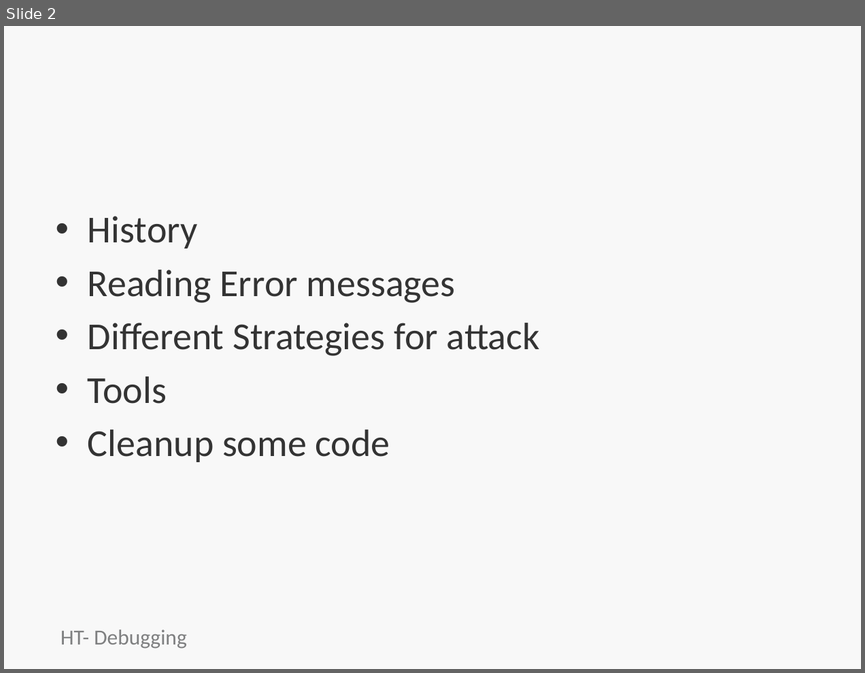
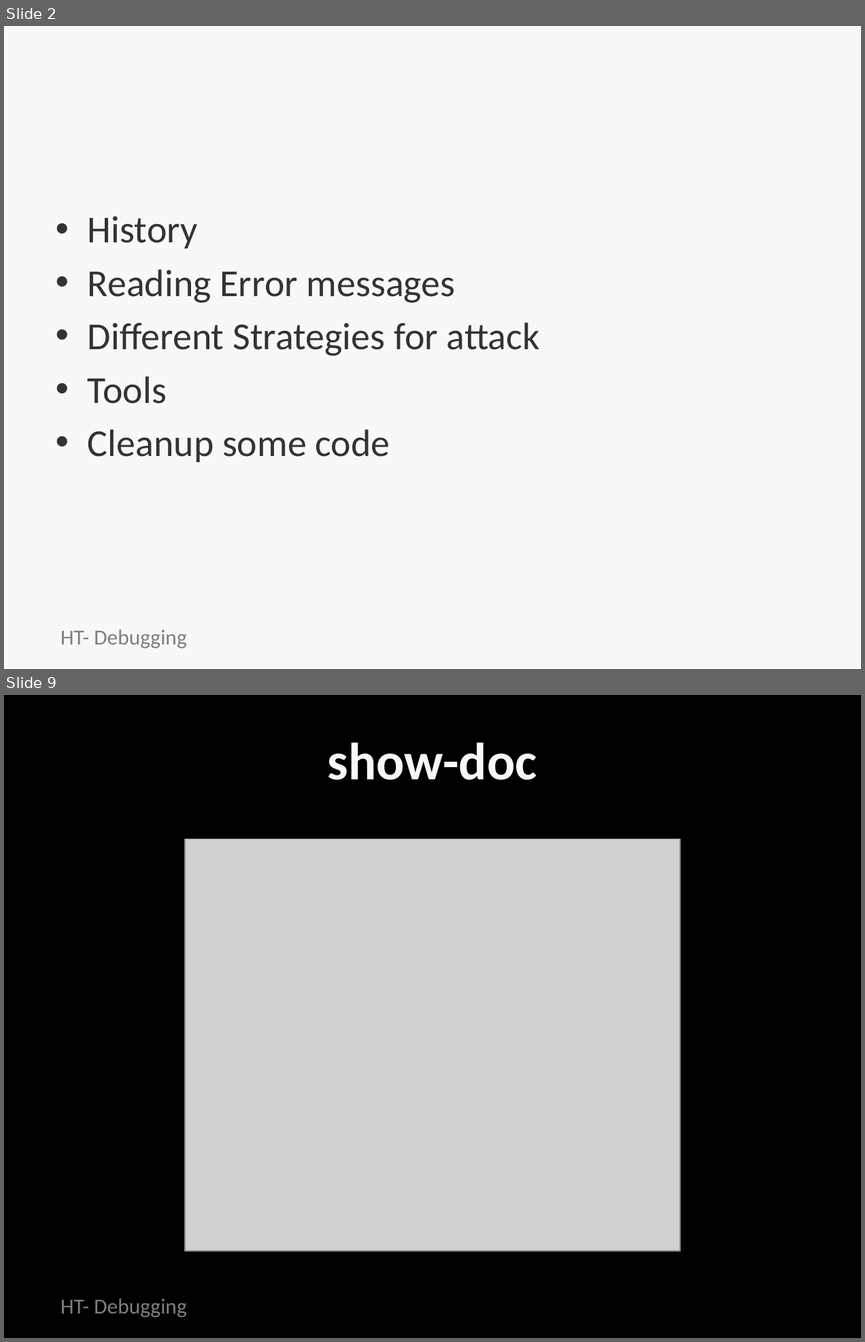
Before and after one commit to jumpcheng/debugging_notes, a slide deck: HT-debugging-basics.pptx. Shown one above the other, each under a label of ours: slide 2 before the commit, slides 2 and 9 after it; the slides between them are not shown. The pictures are 865x673 and 865x1342 pixels, drawn with LibreOffice and Linux fonts; fonts in the diff are those of the drawing; grey boxes stand for pictures; background and template pictures are left out. Boxes give left, top, right and bottom in pixels: in the first picture for what was removed or moved away, otherwise in the second. Text is boxed around its words. In the diff, an @@ line names an element or a change of style, - is before the commit and + after.

```diff
--- a/HT-debugging-basics.pptx
+++ b/HT-debugging-basics.pptx
@@ slide 9 added at (x1=4, y1=695, x2=861, y2=1338), background picture (left out) @@
@@ title added at (x1=328, y1=743, x2=537, y2=780), 44 pt, text #F8F8F8, bold @@
+show-doc
@@ picture added at (x1=185, y1=839, x2=680, y2=1251) @@
@@ text added at (x1=60, y1=1298, x2=186, y2=1317), 18 pt, text #7E7F80 @@
+HT- Debugging
```
Also in this commit, not shown: 6 other slides added, 1 other file.
